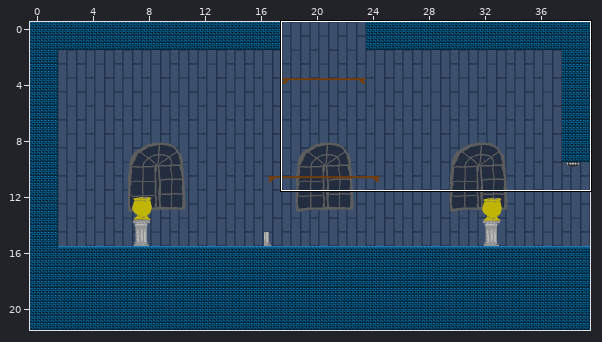
An edit to a level. Tiled map (JSON), assets/tilemaps/10x10.json. The picture above shows the old version from afar; the outline marks the close-up.
Close-up. As it was:
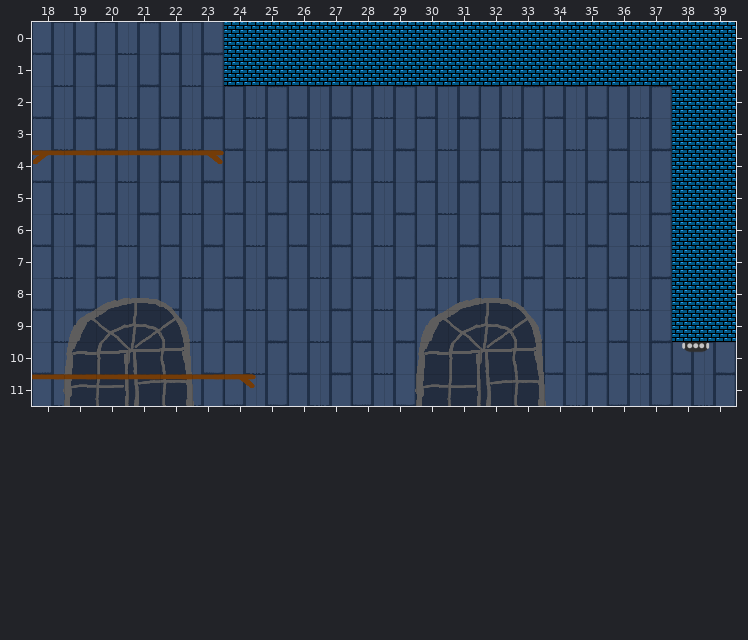
Cells are 32x32 px. Shown: x 18..39, y 0..11. The commit also changed other parts of the map, which this record leaves out.
After the commit:
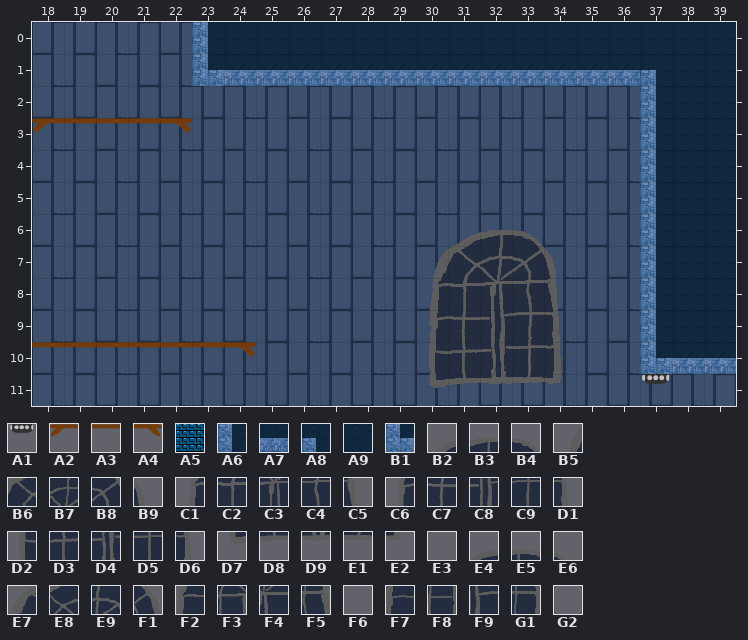
Key: from "lasers": A1 0; from "shelf": A2 0, A3 1, A4 2; from "solids": A5 1; from "tileset": A6 2, A7 3, A8 22, A9 40, B1 43, B2 101, B3 102, B4 103, B5 120, B6 121, B7 122, B8 123, B9 124, C1 140, C2 141, C3 142, C4 143, C5 144, C6 160, C7 161, C8 162, C9 163, D1 164, D2 180, D3 181, D4 182, D5 183, D6 184, D7 200, D8 201, D9 202, E1 203, E2 204; from "window": E3 1, E4 2, E5 3, E6 4, E7 7, E8 8, E9 9, F1 10, F2 13, F3 14, F4 15, F5 16, F6 18, F7 19, F8 20, F9 21, G1 22, G2 23.
__ is an empty cell, .. an unchanged one.
Objects are placed by their top-left corner, in cells (3,4 is the top-left corner of cell 3,4); size is 1x1 cell unless given.
Difference:
--- layer "background2"
@@ x 18..39 @@
- 0 .. .. .. .. .. .. __ __ __ __ __ __ __ __ __ __ __ __ __ __ __ __
- 1 .. .. .. .. .. .. .. .. .. .. .. .. .. .. .. .. .. .. .. .. __ __
- 2 .. .. .. .. .. .. .. .. .. .. .. .. .. .. .. .. .. .. .. .. __ __
- 3 .. .. .. .. .. .. .. .. .. .. .. .. .. .. .. .. .. .. .. .. __ __
- 4 .. .. .. .. .. .. .. .. .. .. .. .. .. .. .. .. .. .. .. .. __ __
- 5 .. .. .. .. .. .. .. .. .. .. .. .. .. .. .. .. .. .. .. .. __ __
- 6 .. .. .. .. .. .. .. .. .. .. .. .. .. __ __ __ .. .. .. .. __ __
- 7 .. .. .. .. .. .. .. .. .. .. .. .. __ __ __ __ __ .. .. .. __ __
- 8 .. .. E4 E5 E6 .. .. .. .. .. .. .. E3 E4 E5 E6 __ .. .. .. __ __
- 9 .. E7 E8 E9 F1 .. .. .. .. .. .. .. E7 E8 E9 F1 __ .. .. .. __ __
-10 .. F2 F3 F4 F5 .. .. .. .. .. .. .. F2 F3 F4 F5 __ .. .. .. .. ..
-11 F6 F7 F8 F9 G1 G2 .. .. .. .. .. .. F7 F8 F9 G1 G2 .. .. .. .. ..
+ 0 .. .. .. .. .. .. A9 A9 A9 A9 A9 A9 A9 A9 A9 A9 A9 A9 A9 A9 A9 A9
+ 1 .. .. .. .. .. .. .. .. .. .. .. .. .. .. .. .. .. .. .. .. A9 A9
+ 2 .. .. .. .. .. .. .. .. .. .. .. .. .. .. .. .. .. .. .. .. A9 A9
+ 3 .. .. .. .. .. .. .. .. .. .. .. .. .. .. .. .. .. .. .. .. A9 A9
+ 4 .. .. .. .. .. .. .. .. .. .. .. .. .. .. .. .. .. .. .. .. A9 A9
+ 5 .. .. .. .. .. .. .. .. .. .. .. .. .. .. .. .. .. .. .. .. A9 A9
+ 6 .. .. .. .. .. .. .. .. .. .. .. .. .. B2 B3 B4 .. .. .. .. A9 A9
+ 7 .. .. .. .. .. .. .. .. .. .. .. .. B5 B6 B7 B8 B9 .. .. .. A9 A9
+ 8 .. .. __ __ __ .. .. .. .. .. .. .. C1 C2 C3 C4 C5 .. .. .. A9 A9
+ 9 .. __ __ __ __ .. .. .. .. .. .. .. C6 C7 C8 C9 D1 .. .. .. A9 A9
+10 .. __ __ __ __ .. .. .. .. .. .. .. D2 D3 D4 D5 D6 .. .. .. .. ..
+11 __ __ __ __ __ __ .. .. .. .. .. .. D7 D8 D9 E1 E2 .. .. .. .. ..
--- layer "platforms"
@@ x 23..39 @@
- 0 __ A5 A5 A5 A5 A5 A5 A5 A5 A5 A5 A5 A5 A5 A5 A5 A5
- 1 __ A5 A5 A5 A5 A5 A5 A5 A5 A5 A5 A5 A5 A5 A5 A5 A5
- 2 .. .. .. .. .. .. .. .. .. .. .. .. .. .. __ A5 A5
- 3 .. .. .. .. .. .. .. .. .. .. .. .. .. .. __ A5 A5
- 4 .. .. .. .. .. .. .. .. .. .. .. .. .. .. __ A5 A5
- 5 .. .. .. .. .. .. .. .. .. .. .. .. .. .. __ A5 A5
- 6 .. .. .. .. .. .. .. .. .. .. .. .. .. .. __ A5 A5
- 7 .. .. .. .. .. .. .. .. .. .. .. .. .. .. __ A5 A5
- 8 .. .. .. .. .. .. .. .. .. .. .. .. .. .. __ A5 A5
- 9 .. .. .. .. .. .. .. .. .. .. .. .. .. .. __ A5 A5
-10 .. .. .. .. .. .. .. .. .. .. .. .. .. .. __ __ __
+ 0 A6 __ __ __ __ __ __ __ __ __ __ __ __ __ __ __ __
+ 1 B1 A7 A7 A7 A7 A7 A7 A7 A7 A7 A7 A7 A7 A7 A8 __ __
+ 2 .. .. .. .. .. .. .. .. .. .. .. .. .. .. A6 __ __
+ 3 .. .. .. .. .. .. .. .. .. .. .. .. .. .. A6 __ __
+ 4 .. .. .. .. .. .. .. .. .. .. .. .. .. .. A6 __ __
+ 5 .. .. .. .. .. .. .. .. .. .. .. .. .. .. A6 __ __
+ 6 .. .. .. .. .. .. .. .. .. .. .. .. .. .. A6 __ __
+ 7 .. .. .. .. .. .. .. .. .. .. .. .. .. .. A6 __ __
+ 8 .. .. .. .. .. .. .. .. .. .. .. .. .. .. A6 __ __
+ 9 .. .. .. .. .. .. .. .. .. .. .. .. .. .. A6 __ __
+10 .. .. .. .. .. .. .. .. .. .. .. .. .. .. B1 A7 A7
--- layer "jumpthru"
@@ x 18..23 @@
- 3 __ __ __ __ __ ..
- 4 A2 A3 A3 A3 A3 A4
+ 3 A2 A3 A3 A3 A4 ..
+ 4 __ __ __ __ __ __
@@ x 18..24 @@
-10 __ __ __ __ __ __ __
-11 A3 A3 A3 A3 A3 A3 A4
+10 A3 A3 A3 A3 A3 A3 A4
+11 __ __ __ __ __ __ __
--- layer "sprites"
+A1 at 37,11
-A1 at 38.2,10
Where, in picture pixels (left, top, right, bottom), the same in both close-ups:
changed: (32, 22, 736, 406)
